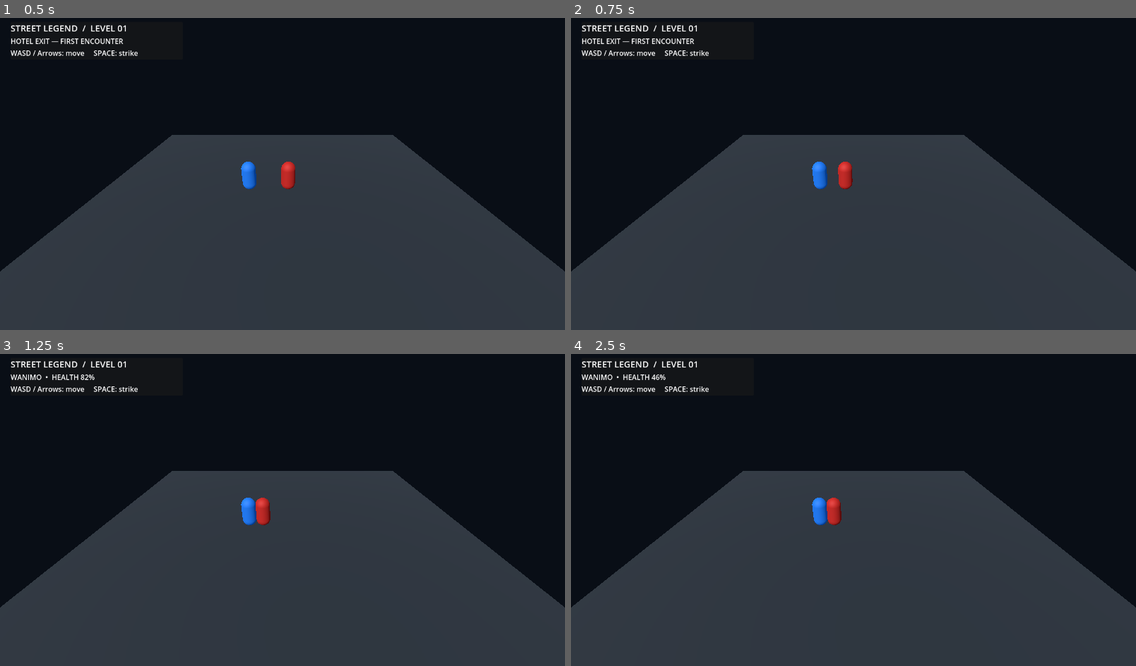
Above: before the commit, frames 1-4 (two rows, left to right).
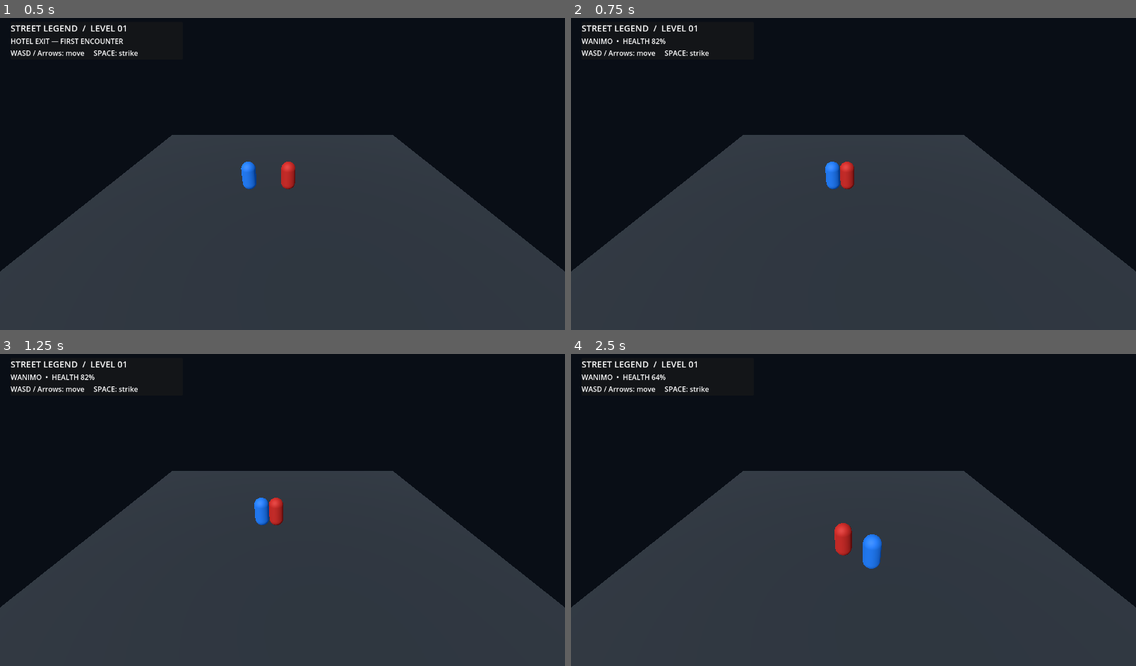
Above: after the commit, the same moments.

Repository: bensonwanimo92-coder/CHENJENI-FRIENDS
Game: Godot game, scene res://scenes/main.tscn
Two runs of this game, one before a commit and one after it. Both use one fixed random seed, a clock stepped at 60 frames per second and the inputs below.
Inputs:
- Up to frame 1 (0.5 s): no input
- Up to frame 2 (0.75 s): hold D (move_right, bound only after the commit) from 0.53 s (still down); tap Space (attack, bound only after the commit) at 0.6 s
- Up to frame 3 (1.25 s): keep holding D (move_right, bound only after the commit)
- Up to frame 4 (2.5 s): tap Enter at 1.25 s; release D (move_right, bound only after the commit) at 1.28 s; hold S (move_back, bound only after the commit) 1.28-2.03 s; tap Space (attack, bound only after the commit) at 1.35, 2.1 s; hold D (move_right, bound only after the commit) from 2.03 s (still down)

Frame 1 is identical in both runs. In frame 2, 0.7% of the frame differs, in the area x 1-51%, y 6-55%; in frame 3, 0.6%; in frame 4, 1.0%, in the area x 14-55%, y 6-69%.

Commit message:
Configure keyboard controls for Godot combat prototype

Diff:
--- a/StreetLegendGodot/project.godot
+++ b/StreetLegendGodot/project.godot
@@ -15,5 +15,12 @@
 renderer/rendering_method="gl_compatibility"
 renderer/rendering_method.mobile="gl_compatibility"
 textures/default_filters/use_nearest_mipmap_filter=false
+[input]
+move_forward={"deadzone":0.2,"events":[Object(InputEventKey,"physical_keycode":87)]}
+move_back={"deadzone":0.2,"events":[Object(InputEventKey,"physical_keycode":83)]}
+move_left={"deadzone":0.2,"events":[Object(InputEventKey,"physical_keycode":65)]}
+move_right={"deadzone":0.2,"events":[Object(InputEventKey,"physical_keycode":68)]}
+attack={"deadzone":0.2,"events":[Object(InputEventKey,"physical_keycode":32)]}
+
 [physics]
 3d/default_gravity=9.8
